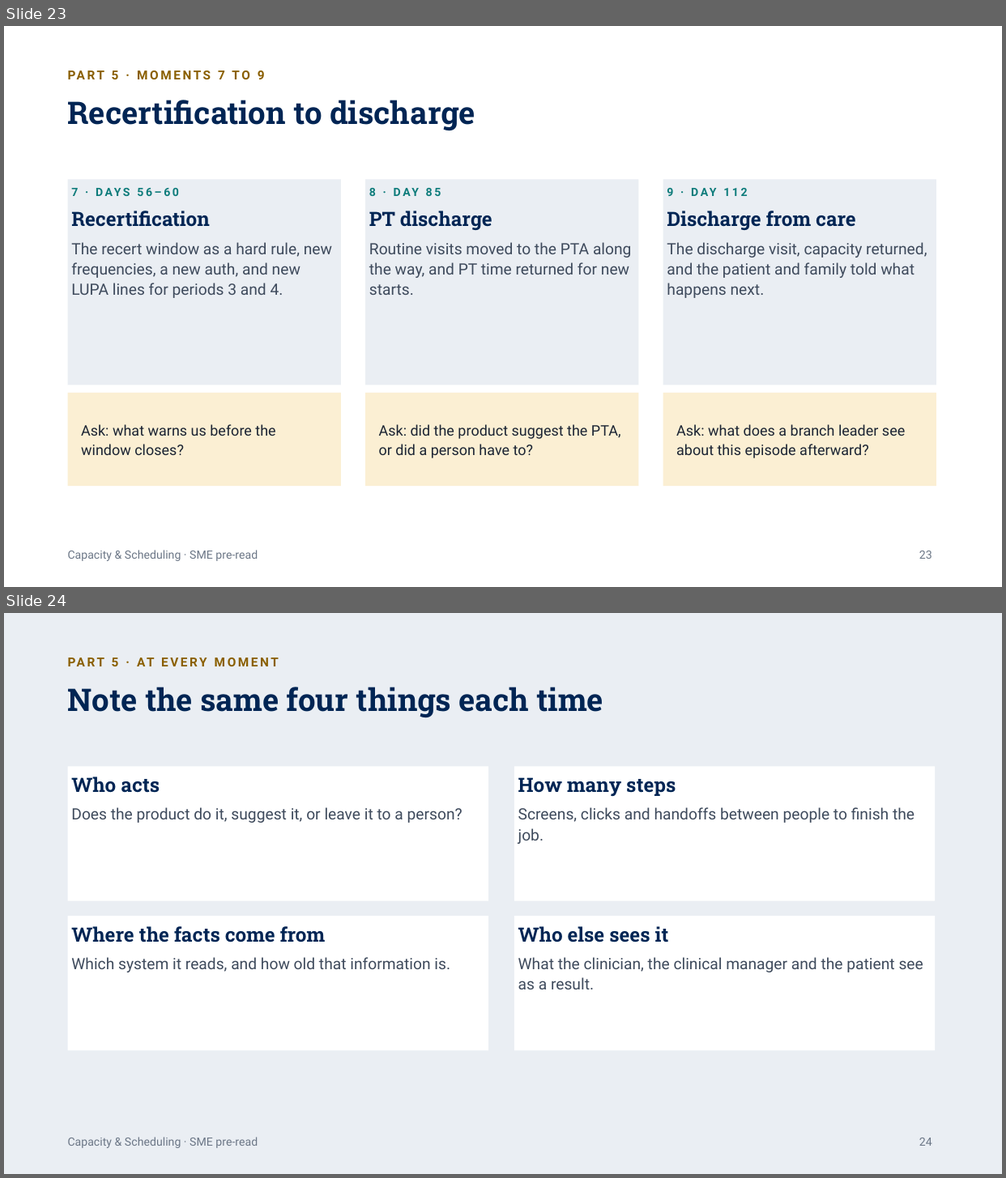
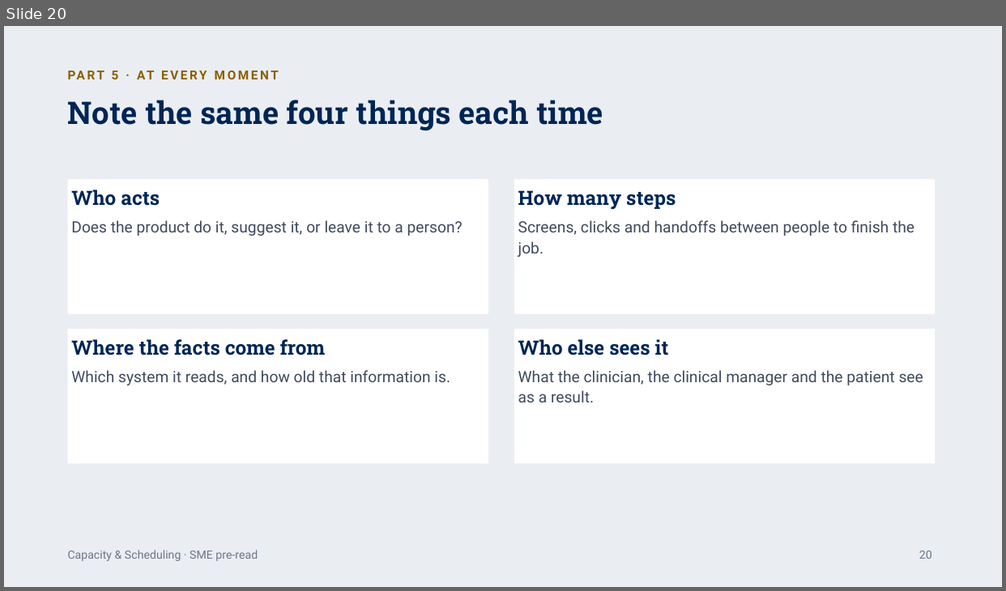
Before and after one commit to worker-max/compassus-capacity-pm, a slide deck: agents/compassus-capacity-pm/artifacts/Nashville-SME-PreRead.pptx. Shown one above the other, each under a label of ours: slides 23 and 24 before the commit, slide 20 after it. The pictures are 1006x1178 and 1006x591 pixels, drawn with LibreOffice and Linux fonts; fonts in the diff are those of the drawing. Boxes give left, top, right and bottom in pixels: in the first picture for what was removed or moved away, otherwise in the second. Text is boxed around its words. In the diff, an @@ line names an element or a change of style, - is before the commit and + after.

```diff
--- a/agents/compassus-capacity-pm/artifacts/Nashville-SME-PreRead.pptx
+++ b/agents/compassus-capacity-pm/artifacts/Nashville-SME-PreRead.pptx
@@ slide 23 removed at [4, 26, 1002, 587], background #FFFFFF; not listed: 1 template element that a slide beside it also shows @@
@@ text removed at [112, 71, 265, 79] @@
-PART 5 · MOMENTS 7 TO 9
@@ title removed at [68, 100, 475, 131] @@
-Recertification to discharge
@@ rectangle removed at [68, 179, 341, 386] @@
@@ text removed at [71, 188, 332, 298] @@
-7 · DAYS 56–60
-Recertification
-The recert window as a hard rule, new frequencies, a new auth, and new LUPA lines for periods 3 and 4.
@@ rectangle removed at [365, 179, 639, 386] @@
@@ text removed at [369, 188, 632, 295] @@
-8 · DAY 85
-PT discharge
-Routine visits moved to the PTA along the way, and PT time returned for new starts.
@@ rectangle removed at [663, 179, 937, 386] @@
@@ text removed at [667, 188, 927, 298] @@
-9 · DAY 112
-Discharge from care
-The discharge visit, capacity returned, and the patient and family told what happens next.
@@ rectangle removed at [68, 393, 341, 486] @@
@@ rectangle removed at [365, 393, 639, 486] @@
@@ rectangle removed at [663, 393, 937, 486] @@
@@ text removed at [81, 425, 275, 455] @@
-Ask: what warns us before the window closes?
@@ text removed at [379, 425, 621, 459] @@
-Ask: did the product suggest the PTA, or did a person have to?
@@ text removed at [676, 425, 905, 459] @@
-Ask: what does a branch leader see about this episode afterward?
@@ page number removed at [919, 551, 932, 559] @@
-23
@@ what was slide 24 is now slide 20 @@
@@ page number at [919, 551, 932, 559]: text changed @@
-24
+20
```
Also in this commit, not shown: 1 slide changed, 2 slides added, 8 other slides removed.
